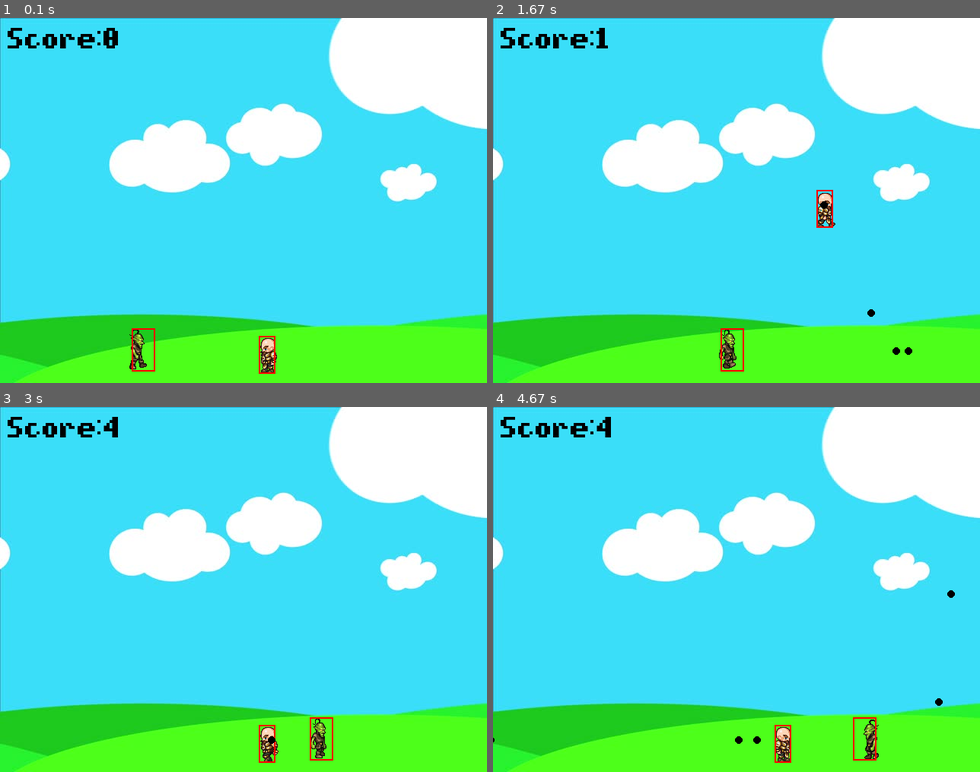
Above: before the commit, frames 1-4 (two rows, left to right).
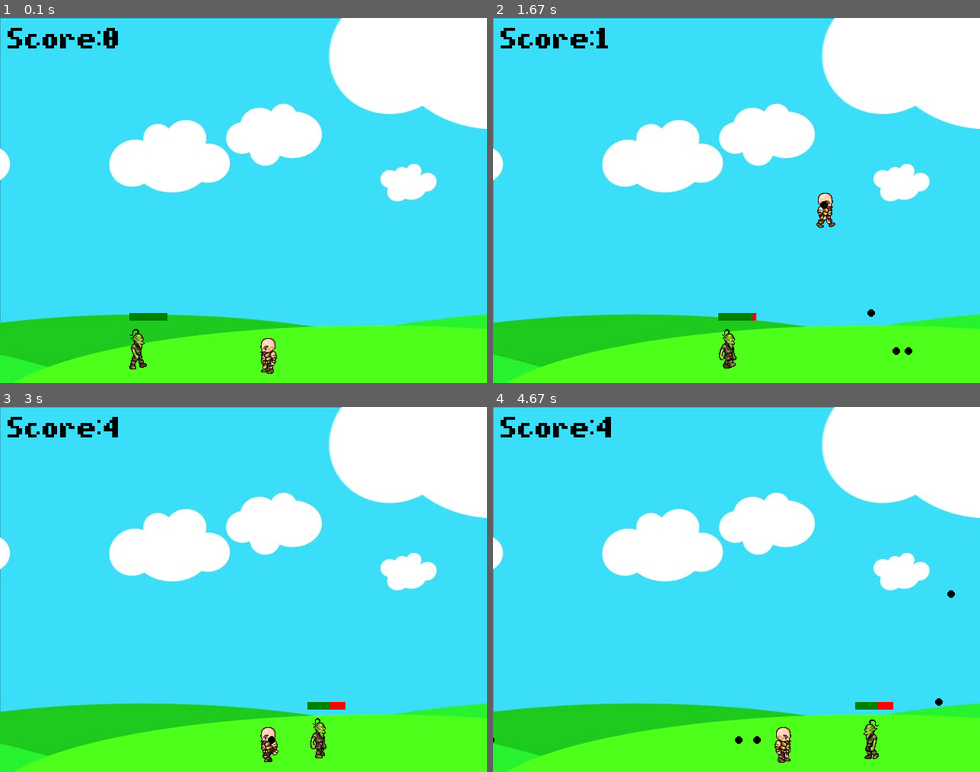
Above: after the commit, the same moments.

Repository: arimendelow/python_games
Game: pygame game, started from test_game/test_game.py
The game is run twice, just before and just after one commit, with the same random seed, the same clock (stepped at 60 frames per second) and the same inputs.
Inputs:
- Up to frame 1 (0.1 s): no input
- Up to frame 2 (1.67 s): tap Space at 0.33, 0.73, 1.03, 1.23, 1.57 s; hold Right 0.67-1.13 s; hold Up 1.17-1.47 s; hold Right from 1.5 s (still down)
- Up to frame 3 (3 s): tap Space at 1.87, 2.07, 2.37, 2.63, 2.93 s; release Right at 1.97 s; hold Left 2-2.53 s; hold Left 2.57-2.97 s
- Up to frame 4 (4.67 s): hold Up 3-3.37 s; tap Space at 3.07, 3.47, 3.77, 4.13, 4.43, 4.63 s; hold Right 3.4-4.03 s; hold Left 4.07-4.53 s; hold Right from 4.57 s (still down)

The runs differ from the first frame. In frame 1, 0.4% of the frame differs, in the area x 26-57%, y 80-98%; in frame 2, 0.4%; in frame 3, 0.4%; in frame 4, 0.4%.

Commit message:
Add enemy health+death, refactor some stuff

Diff:
--- a/test_game/test_game.py
+++ b/test_game/test_game.py
@@ -20,6 +20,7 @@
 # Colors used throughout
 black = (0, 0, 0,)
 red = (255, 0, 0,)
+green = (0, 128, 0)
 
 # Track score
 score = 0
@@ -76,9 +77,9 @@
 			else:
 				win.blit(self.walkLeft[0], (self.x, self.y)) # Show first image in walkLeft array
 
+		self.hitbox = (self.x + 20, self.y + 12, 22, 50) # Update the hitbox's location
 		# Draw the characters hitbox, for testing
-		self.hitbox = (self.x + 20, self.y + 12, 22, 50) # Update the hitbox's location
-		pygame.draw.rect(win, red, self.hitbox, 2)
+		# pygame.draw.rect(win, red, self.hitbox, 2)
 
 class projectile(object):
 	def __init__(self, x, y, radius, color, facing):
@@ -110,8 +111,14 @@
 
 		self.hitbox = (self.x + 17, self.y + 2, 31, 57)
 
+		self.maxHealth = 10
+		self.health = self.maxHealth
+		# self.visible = True # Once his health is done, we're going to get rid of him
+
 	def draw(self, win):
 		self.move()
+		# Only draw him if he's alive (visible)
+		# if self.visible:
 		if self.walkCount + 1 >= 33: # 33 because 11 images
 			self.walkCount = 0
 		if self.vel > 0: # Moving right
@@ -121,9 +128,17 @@
 			win.blit(self.walkLeft[self.walkCount // 3], (self.x, self.y))
 			self.walkCount += 1
 
+		# Draw the health bar
+		# Make the hitbox 20 over the character, 50 wide, and 10 high
+		barWidth = 50
+		barHeight = 10
+		barOffset = 20
+		pygame.draw.rect(win, red, (self.hitbox[0], self.hitbox[1] - barOffset, barWidth, barHeight))
+		pygame.draw.rect(win, green, (self.hitbox[0], self.hitbox[1] - barOffset, barWidth - ((barWidth/self.maxHealth) * (self.maxHealth -  self.health)), barHeight))
+
+		self.hitbox = (self.x + 17, self.y + 2, 31, 57) # Update the hitbox's location
 		# Draw the characters hitbox, for testing
-		self.hitbox = (self.x + 17, self.y + 2, 31, 57) # Update the hitbox's location
-		pygame.draw.rect(win, (255, 0, 0,), self.hitbox, 2)
+		# pygame.draw.rect(win, (255, 0, 0,), self.hitbox, 2)
 
 	# Just going to move side to side
 	def move(self):
@@ -141,7 +156,10 @@
 				self.walkCount = 0
 
 	def hit(self):
-		print('hit')
+		if self.health > 0:
+			self.health -= 1
+		# else:
+		# 	self.visible = False
 
 
 def redrawGameWindow():
@@ -154,7 +172,8 @@
 
 	# Draw the characters
 	p1.draw(win)
-	e1.draw(win)
+	for enemy in enemies:
+		enemy.draw(win)
 
 	# Draw the projectiles
 	for ammo in projectiles:
@@ -164,16 +183,21 @@
 	pygame.display.update()
 
 # Main loop
+projectiles = []
+enemies = []
+
 p1 = player(width = characterWidth,
 	height = characterHeight,
 	x = screenWidth // 2,
 	y = screenHeight -  characterWidth - 10) # -10 to put it 10px above the bottom
-e1 = enemy(width = characterWidth,
+
+enemies.append(
+	enemy(width = characterWidth,
 	height = characterHeight,
 	x = 150,
 	y = screenHeight -  characterWidth - 10,
-	end = screenWidth - 150)
-projectiles = []
+	end = screenWidth - 150))
+
 # For making each press of the spacebar cause only one shot
 space_up = True
 # For score displaying
@@ -191,14 +215,18 @@
 
 	for ammo in projectiles:
 		# Collision checking
-		# if above the bottom of the hitbox, AND below the top of the hitbox...
-		if ammo.y - ammo.radius < e1.hitbox[1] + e1.hitbox[3] and ammo.y + ammo.radius > e1.hitbox[1]:
-			# ...and if between the right side of the hitbox AND the left side of the hitbox...
-			if ammo.x - ammo.radius < e1.hitbox[0] + e1.hitbox[2] and ammo.x + ammo.radius > e1.hitbox[0]:
-				# ...then the ammo is totally in the hitbox, and we have collision
-				e1.hit()
-				score += 1
-				projectiles.pop(projectiles.index(ammo))
+		for enemy in enemies:
+			# if above the bottom of the hitbox, AND below the top of the hitbox...
+			if ammo.y - ammo.radius < enemy.hitbox[1] + enemy.hitbox[3] and ammo.y + ammo.radius > enemy.hitbox[1]:
+				# ...and if between the right side of the hitbox AND the left side of the hitbox...
+				if ammo.x - ammo.radius < enemy.hitbox[0] + enemy.hitbox[2] and ammo.x + ammo.radius > enemy.hitbox[0]:
+					# ...then the ammo is totally in the hitbox, and we have collision
+					enemy.hit()
+					score += 1
+					projectiles.pop(projectiles.index(ammo))
+					# If the enemy is dead, pop em
+					if enemy.health == 0:
+						enemies.pop(enemies.index(enemy))
 
 		# If ammo is on the screen
 		if ammo.x < screenWidth and ammo.x > 0:
